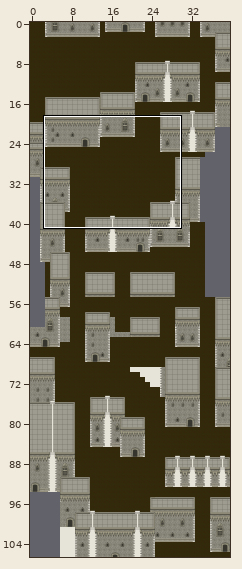
Level history. Tiled map: resources/maps/level2.tmx. Above, an overview of the earlier version with the close-up marked.
Close-up. Old version:
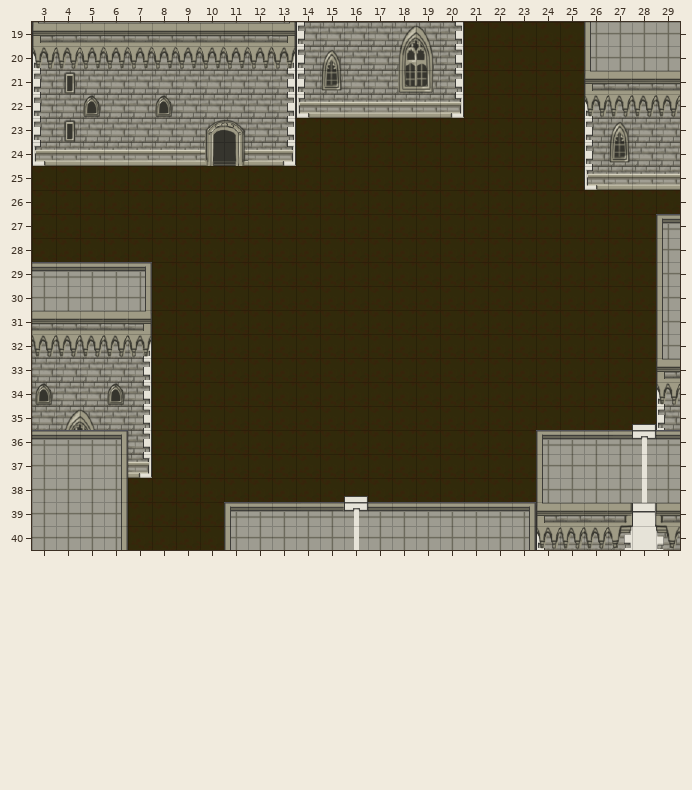
Cells are 32x32 px. Shown: x 3..29, y 19..40. The commit also changed other parts of the map, which this record leaves out.
Once edited:
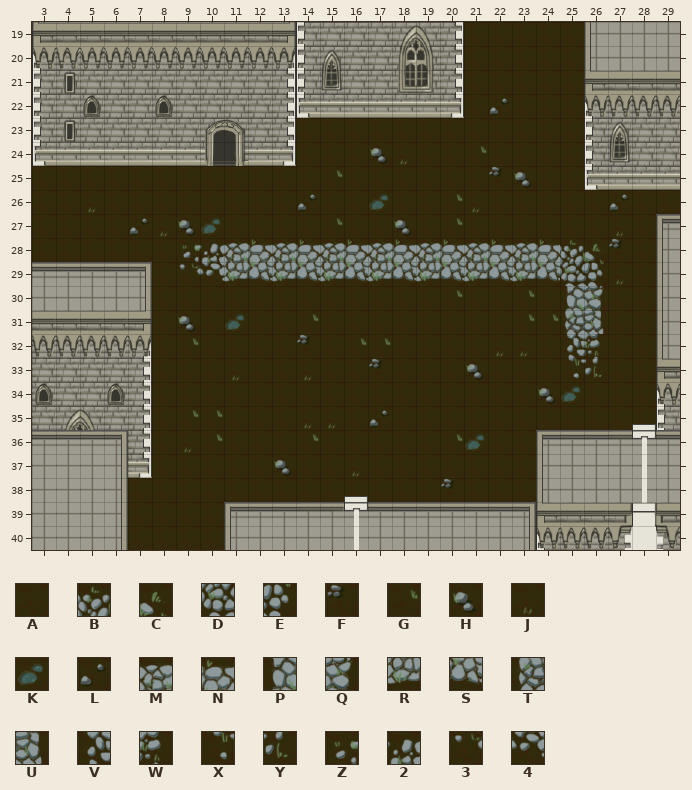
Key: from "Environment": A 8, B 22, C 23, D 42, E 43, F 46, G 86, H 106, J 127, K 144, L 145, M 203, N 204, P 206, Q 207, R 223, S 224, T 226, U 227, V 240, W 241, X 260, Y 261, Z 263, 2 264, 3 283, 4 284.
_ is an empty cell.
Tiles replaced or removed in this view: A.
The exact change:
Changed rows in their new state; . is an unchanged cell.
Layer "Tile Layer 1":
first column x 5:
22 .................L.....
24 ............HJ..G......
25 ..........G......FH....
26 J........L..K..GJ.....L
27 ..LJHK....G..H.G......J
28 ....Z2MNMNMNMNMNMNMNBCF
29 ....34RSRSRSRSRSRSRSDEJ
30 ...............G..G.PQ.
31 ....H.K..G........GGTU.
32 ....G....F.GG....JJ.VW.
33 ......J..J..F...H...XY.
34 ...................HK..
35 ....GG...JJ.L..........
36 ....JG...G.....GK......
37 ........H..J...........
38 ...............F.......
